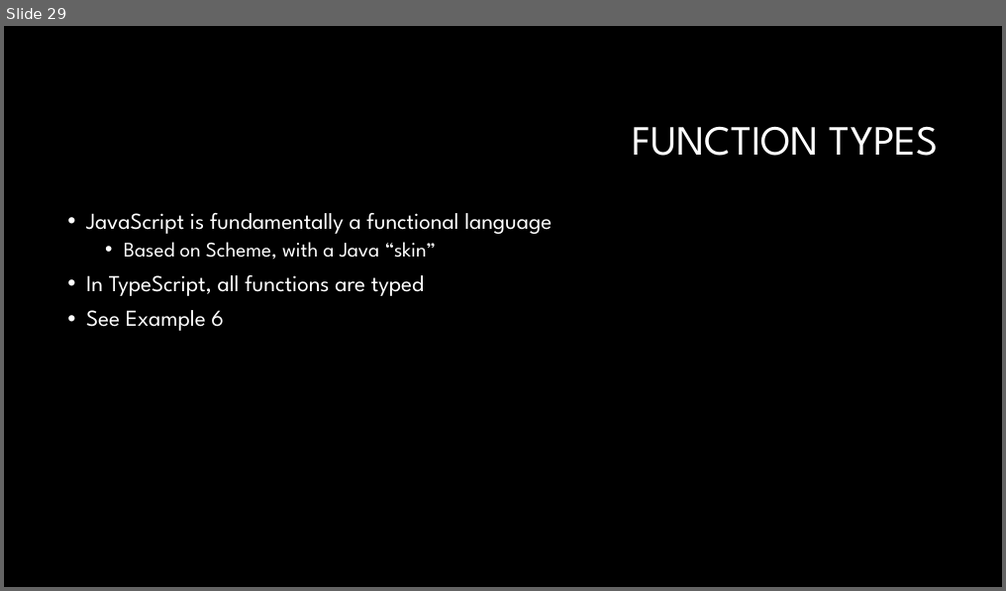
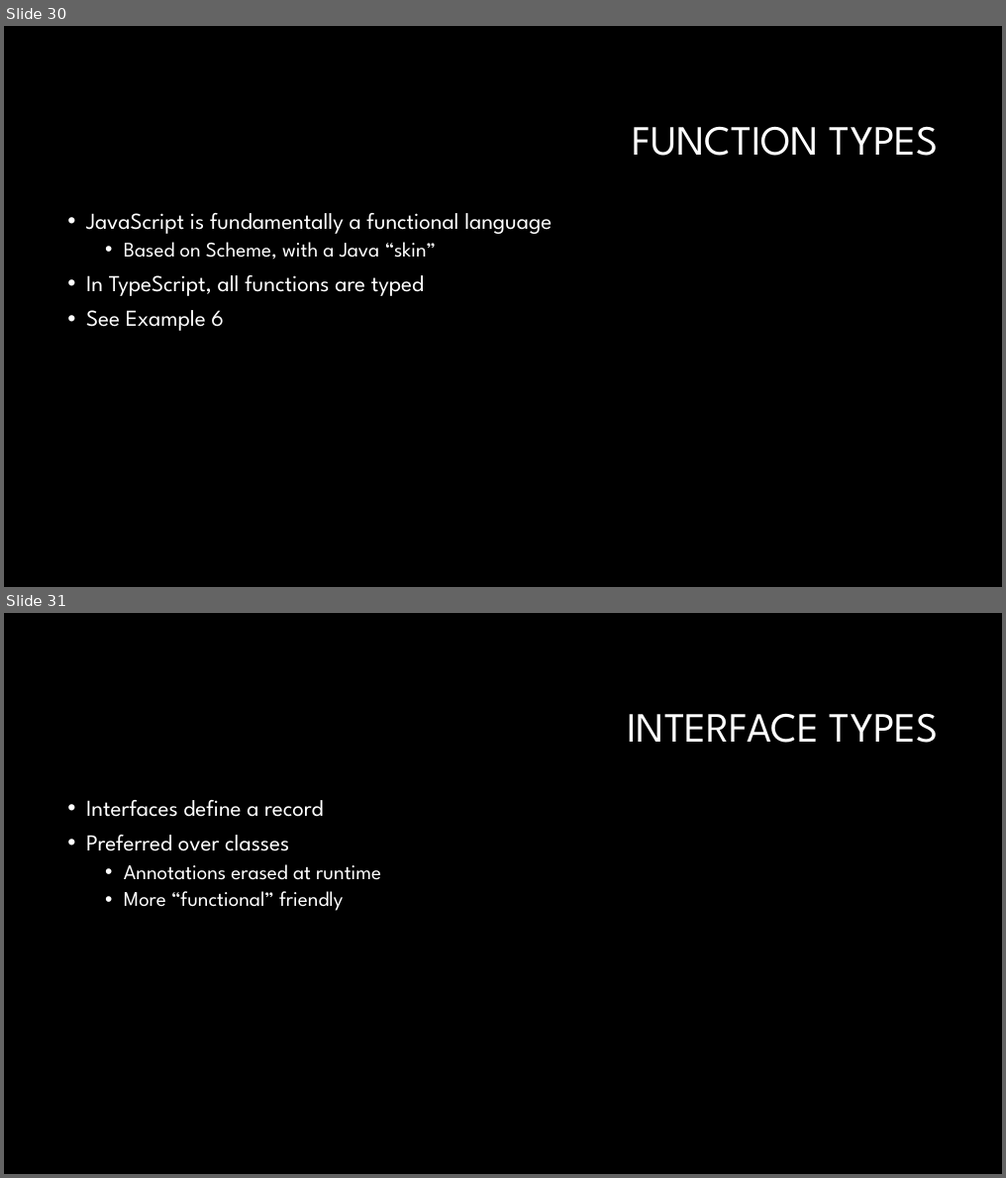
Before and after one commit to RonPenton/intro-to-typescript, a slide deck: Web development with Typescript.pptx. Shown one above the other, each under a label of ours: slide 29 before the commit, slides 30 and 31 after it. The pictures are 1006x591 and 1006x1178 pixels, drawn with LibreOffice and Linux fonts; fonts in the diff are those of the drawing; background and template pictures are left out. Boxes give left, top, right and bottom in pixels: in the first picture for what was removed or moved away, otherwise in the second. Text is boxed around its words. In the diff, an @@ line names an element or a change of style, - is before the commit and + after.

```diff
--- a/Web development with Typescript.pptx
+++ b/Web development with Typescript.pptx
@@ slide 31 added at [4,613,1002,1174], background #000000 @@
@@ title added at [627,713,938,743], 40 pt, text #FFFFFF @@
+INTERFACE TYPES
@@ text added at [86,800,381,911], 20 pt, text #FFFFFF @@
+• Interfaces define a record
+• Preferred over classes
+  • Annotations erased at runtime
+  • More “functional” friendly
@@ what was slide 29 is now slide 30 @@
```
Also in this commit, not shown: 6 other slides added, 21 other files.
